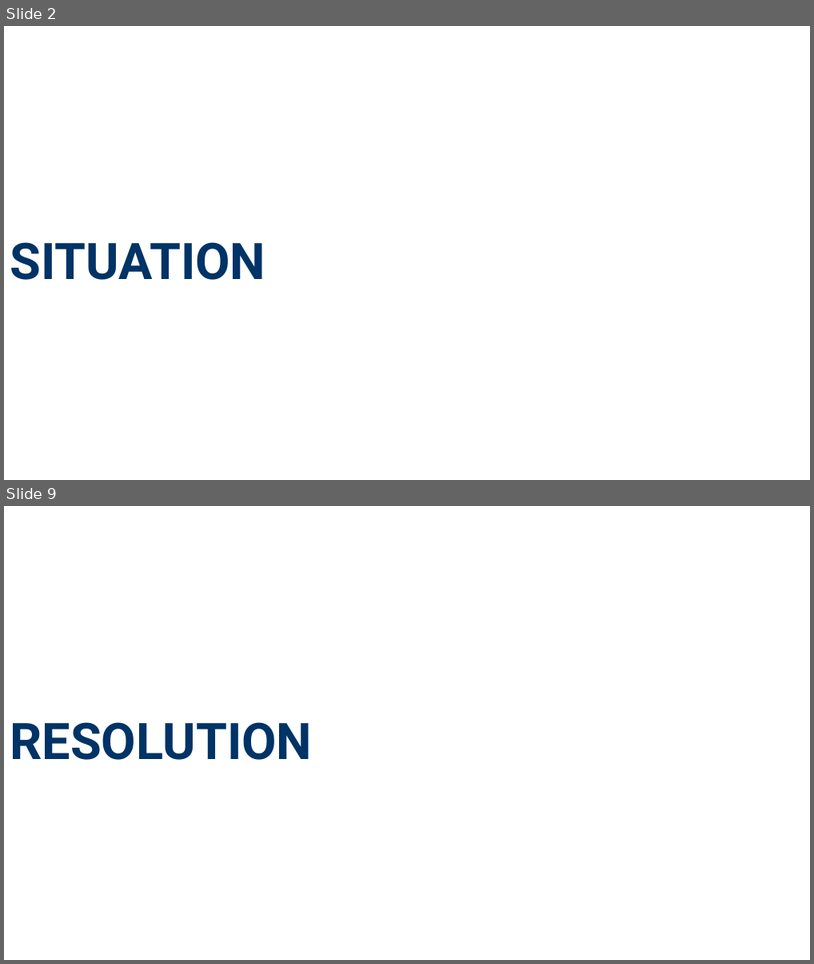
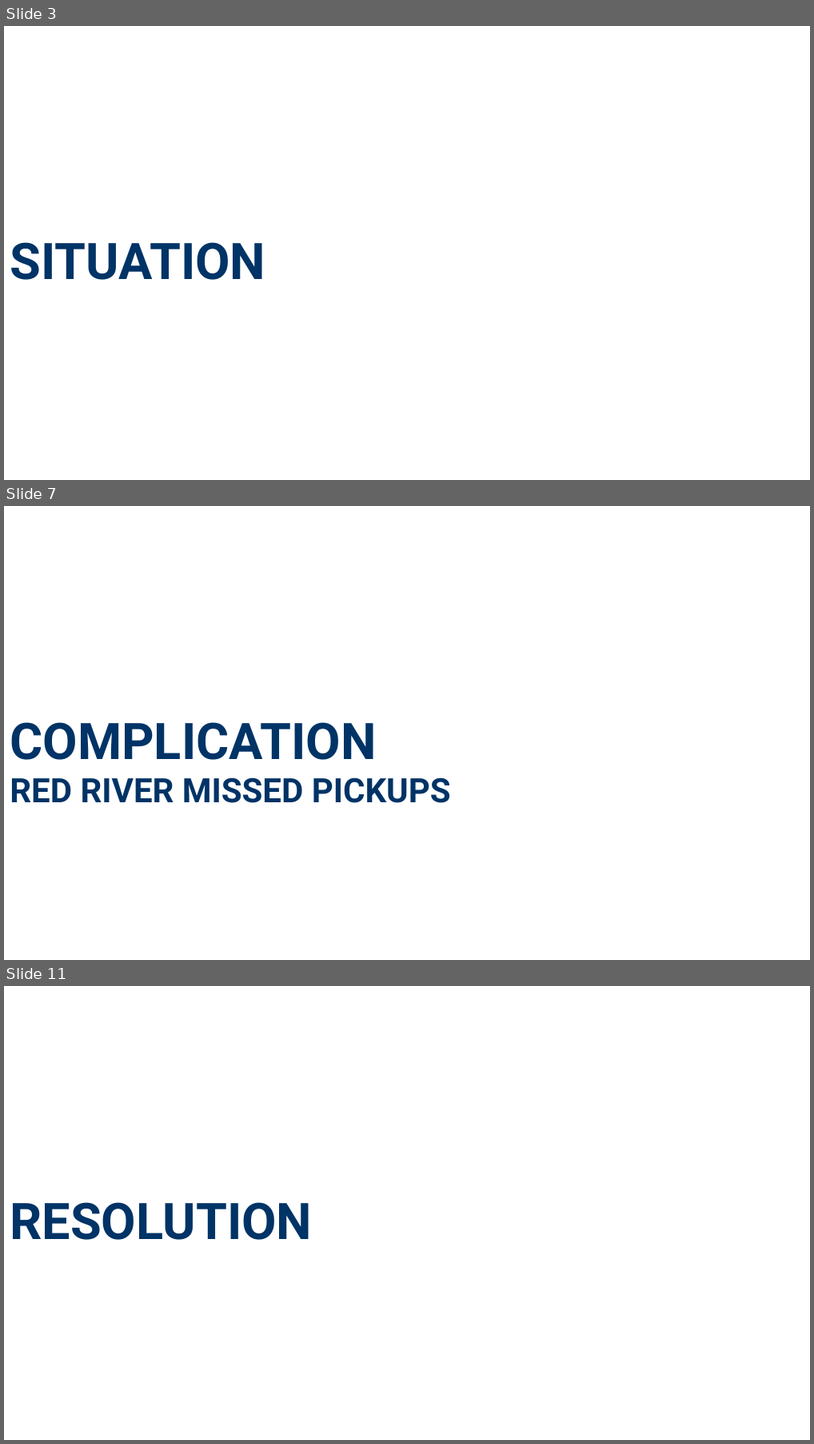
Before and after one commit to NewForce-Cohort-11-Data/trash-haulers-null-void-waste-solutions, a slide deck: Missed_Trash_Pickups_Presentation_16x9_Formatted.pptx. Shown one above the other, each under a label of ours: slides 2 and 9 before the commit, slides 3, 7 and 11 after it; the slides between them are not shown. The pictures are 814x964 and 814x1444 pixels, drawn with LibreOffice and Linux fonts; fonts in the diff are those of the drawing. Boxes give left, top, right and bottom in pixels: in the first picture for what was removed or moved away, otherwise in the second. Text is boxed around its words. In the diff, an @@ line names an element or a change of style, - is before the commit and + after.

```diff
--- a/Missed_Trash_Pickups_Presentation_16x9_Formatted.pptx
+++ b/Missed_Trash_Pickups_Presentation_16x9_Formatted.pptx
@@ slide 7 added at (4,506,810,960), background #FFFFFF @@
@@ text added at (10,722,451,803), 40 pt, text #003366, bold @@
+COMPLICATION
+RED RIVER MISSED PICKUPS
@@ what was slide 2 is now slide 3 @@
@@ what was slide 9 is now slide 11 @@
```
Also in this commit, not shown: 7 slides changed, 3 other slides added, 3 slides removed, 9 other files.
